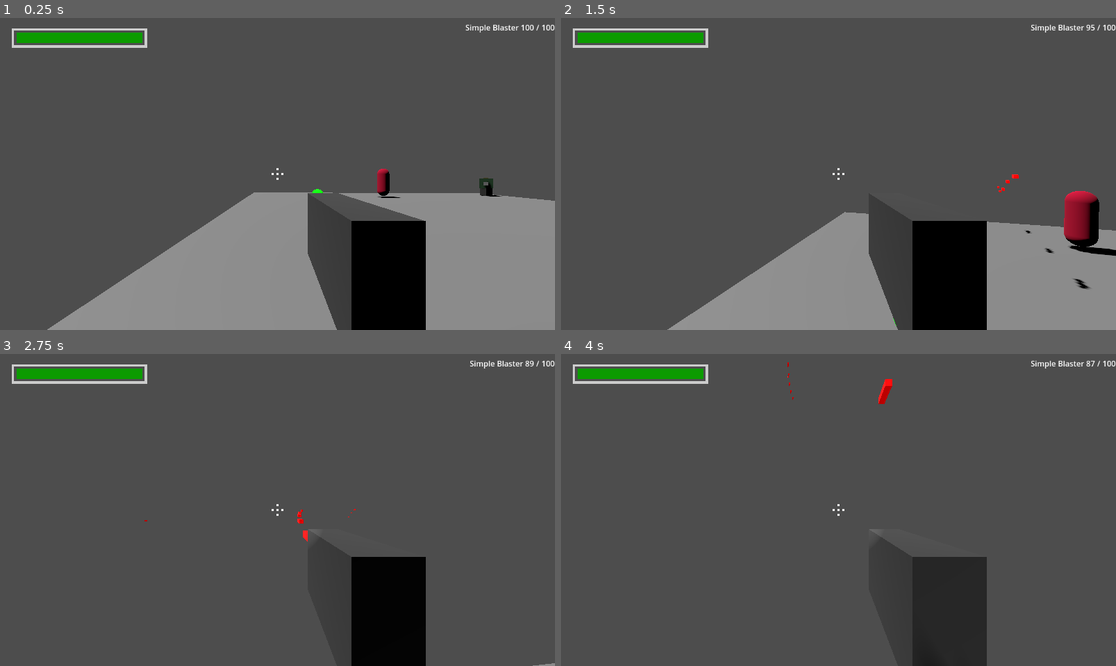
Above: before the commit, frames 1-4 (two rows, left to right).
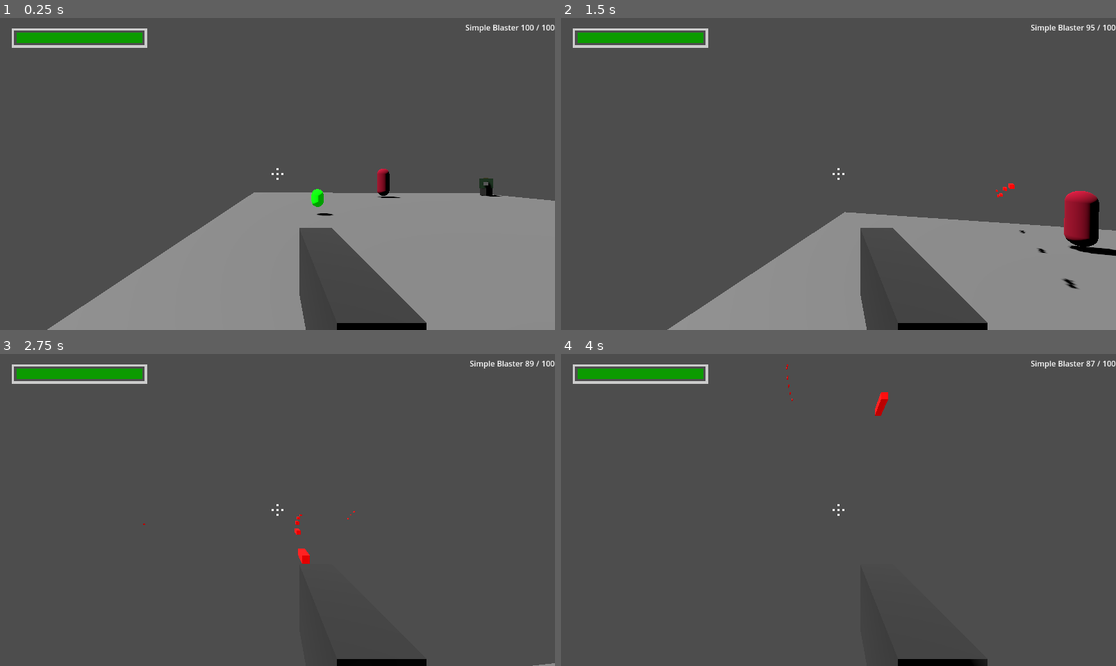
Above: after the commit, the same moments.

Repository: HarryLBonGithub/Harrys-Godot-Tools
Game: Godot game, scene res://Building Tools/Testing Rooms/testing_room_alpha.tscn
Two runs of this game, one before a commit and one after it. Both use one fixed random seed, a clock stepped at 60 frames per second and the inputs below. The project has no main scene, so this scene is started directly.
Inputs (mouse positions are in pixels of both pictures, inside the frame that each line leads up to):
- Up to frame 1 (0.25 s): no input
- Up to frame 2 (1.5 s): tap Enter at 0.5 s; move the mouse to (866, 174) at 0.52 s; press the mouse at (866, 174) at 0.53 s; hold W (move_forward) from 0.53 s (still down); tap Space (jump) at 0.77 s; move the mouse to (810, 174) at 1.27 s; release the mouse at (810, 174) at 1.28 s; tap Ctrl (crouch) at 1.35 s
- Up to frame 3 (2.75 s): keep holding W (move_forward); tap Space (jump) at 1.52 s; click (249, 510) at 1.55 s; move the mouse to (288, 503) at 2.02 s; press the mouse at (288, 503) at 2.03 s; tap F (flashlight) at 2.1 s
- Up to frame 4 (4 s): keep holding W (move_forward); move the mouse to (832, 516) at 2.77 s; release the mouse at (832, 516) at 2.78 s; tap E (interact) at 2.85 s; tap Space (jump) at 3.02, 3.5, 3.77 s; click (832, 516) at 3.05 s; move the mouse to (877, 513) at 3.52 s; hold Shift (run) from 3.53 s (still down); click (877, 513) at 3.8 s

The runs differ from the first frame. In frame 1, 7.0% of the frame differs, in the area x 53-77%, y 56-100%; in frame 2, 6.2%; in frame 3, 4.6%; in frame 4, 4.9%.

Commit message:
add aim adjuster
created an aim adjustment node for use with user tools
- makes tools used by the player aim at the actual center of the screen
- aim adjustment nodes take a ray and a node to adjust based on that ray
- the "hand" organizer will look for objects it's carrying that have an aim adjuster and update them to all use the same ray

Diff:
--- /dev/null
+++ b/Building Tools/Action Scripts/Adjust Aim/adjust_aim.gd
@@ -0,0 +1,16 @@
+extends Node
+
+@export var targettingRay : RayCast3D
+@export var adjustedNode : Node
+
+func _process(delta):
+
+	if not targettingRay:
+		return
+
+	if Input.is_action_pressed("use_tool"):
+		targettingRay.force_raycast_update()
+
+		if targettingRay.is_colliding():
+			var targetPoint = targettingRay.get_collision_point()
+			adjustedNode.look_at(targetPoint, Vector3.UP)
--- /dev/null
+++ b/Building Tools/Action Scripts/Adjust Aim/adjust_aim.tscn
@@ -0,0 +1,6 @@
+[gd_scene load_steps=2 format=3 uid="uid://n8jtthfqjxe6"]
+
+[ext_resource type="Script" path="res://Building Tools/Action Scripts/Adjust Aim/adjust_aim.gd" id="1_n4ayg"]
+
+[node name="AdjustAim" type="Node"]
+script = ExtResource("1_n4ayg")
--- a/Building Tools/Character Controllers/fps_character_controller_extended.tscn
+++ b/Building Tools/Character Controllers/fps_character_controller_extended.tscn
@@ -8,7 +8,6 @@
 [ext_resource type="PackedScene" uid="uid://bm00ewhu0i4vl" path="res://Building Tools/Properties/Interaction/interaction_ray.tscn" id="6_6sjcx"]
 [ext_resource type="PackedScene" uid="uid://b8pmopdg2rid5" path="res://Building Tools/Organizers/Hand/hand.tscn" id="7_mhc5k"]
 [ext_resource type="PackedScene" uid="uid://de7t6wqk65bq5" path="res://Building Tools/Props/Handhelds/Tool Frame/Simple Blaster/simple_blaster.tscn" id="8_83wnm"]
-[ext_resource type="PackedScene" uid="uid://c1h4sh4rgqpbq" path="res://Building Tools/Props/Handhelds/Basic Hitscan Gun/hitscan_gun_basic.tscn" id="9_qpa7a"]
 [ext_resource type="PackedScene" uid="uid://cg3obfppionlq" path="res://Building Tools/Props/Handhelds/Basic Flashlight/basic_flashlight.tscn" id="10_h0suf"]
 [ext_resource type="PackedScene" uid="uid://bgeyfohldmmx2" path="res://Building Tools/Properties/Health/health.tscn" id="11_wxiug"]
 [ext_resource type="Script" path="res://Building Tools/Character Controllers/FPSCharExtCommand.gd" id="12_ld36a"]
@@ -69,18 +68,22 @@
 
 [node name="PlayerCamera" type="Camera3D" parent="Head"]
 
+[node name="Aim" type="RayCast3D" parent="Head"]
+transform = Transform3D(1, 0, 0, 0, 1, 0, 0, 0, 1, 0, 0, -3.87656)
+target_position = Vector3(0, 0, -20)
+
 [node name="InfoChecker" parent="Head" node_paths=PackedStringArray("info") instance=ExtResource("5_38ppm")]
 info = NodePath("../../PlayerUI/info")
 
 [node name="InteractionRay" parent="Head" instance=ExtResource("6_6sjcx")]
 
-[node name="Hand" parent="Head" node_paths=PackedStringArray("ammoUI") instance=ExtResource("7_mhc5k")]
+[node name="Hand" parent="Head" node_paths=PackedStringArray("ammoUI", "targettingRay") instance=ExtResource("7_mhc5k")]
+transform = Transform3D(1, 0, 0, 0, 1, 0, 0, 0, 1, 0.291575, -0.665785, -0.675044)
 ammoUI = NodePath("../../PlayerUI/AmmoTracker")
+targettingRay = NodePath("../Aim")
 
 [node name="SimpleBlaster" parent="Head/Hand" instance=ExtResource("8_83wnm")]
-transform = Transform3D(1, 0, 0, 0, 1, 0, 0, 0, 1, 0.376497, -0.409535, -1.18817)
-
-[node name="HitscanGunBasic" parent="Head/Hand" instance=ExtResource("9_qpa7a")]
+transform = Transform3D(1, 0, 0, 0, 1, 0, 0, 0, 1, 0, 0, -0.392744)
 
 [node name="BasicFlashlight" parent="Head" instance=ExtResource("10_h0suf")]
 
--- a/Building Tools/Organizers/Hand/hand.gd
+++ b/Building Tools/Organizers/Hand/hand.gd
@@ -5,6 +5,7 @@
 @onready var activeTool = 0
 
 @export var ammoUI : AmmoTracker
+@export var targettingRay : RayCast3D
 
 func _ready():
 
@@ -21,6 +22,13 @@
 	belt[activeTool].visible = true
 
 	updateUI()
+
+	if targettingRay:
+
+		for item in belt:
+			if item.has_node("AdjustAim"):
+				var aimAdjuster = item.find_child("AdjustAim")
+				aimAdjuster.targettingRay = targettingRay
 
 func _process(delta):
 	if len(belt) < 1:
@@ -41,8 +49,6 @@
 		ammoUI.max.text = "NA"
 		ammoUI.current.text = "NA"
 		return
-
-
 
 	var toolAmmo = belt[activeTool].find_child("Ammo")
 
--- a/Building Tools/Props/Handhelds/Tool Frame/Simple Blaster/simple_blaster.tscn
+++ b/Building Tools/Props/Handhelds/Tool Frame/Simple Blaster/simple_blaster.tscn
@@ -6,6 +6,7 @@
 [ext_resource type="AudioStream" uid="uid://dxamylo73r2t5" path="res://Building Tools/Filler Assets/Blaster Fire 2 Clipped.wav" id="4_3ixag"]
 [ext_resource type="PackedScene" uid="uid://cvc7fwcb2lppn" path="res://Building Tools/Properties/Ammo/ammo.tscn" id="5_i7rsq"]
 [ext_resource type="AudioStream" uid="uid://carpdnyb0mhex" path="res://Building Tools/Filler Assets/Blaster Error.wav" id="6_qkmfp"]
+[ext_resource type="PackedScene" uid="uid://n8jtthfqjxe6" path="res://Building Tools/Action Scripts/Adjust Aim/adjust_aim.tscn" id="7_iwna1"]
 
 [sub_resource type="BoxMesh" id="BoxMesh_ct0jp"]
 size = Vector3(0.25, 0.5, 1)
@@ -43,3 +44,6 @@
 [node name="empty" type="AudioStreamPlayer3D" parent="."]
 transform = Transform3D(1, 0, 0, 0, 1, 0, 0, 0, 1, 0.00209653, -0.00454473, 0.000233412)
 stream = ExtResource("6_qkmfp")
+
+[node name="AdjustAim" parent="." node_paths=PackedStringArray("adjustedNode") instance=ExtResource("7_iwna1")]
+adjustedNode = NodePath("../ProjectileLauncher")
Not shown: 1 places in Building Tools/Character Controllers/fps_character_controller_extended.tscn that only renumber resources
Not shown: 1 places in Building Tools/Props/Handhelds/Tool Frame/Simple Blaster/simple_blaster.tscn that only renumber resources
